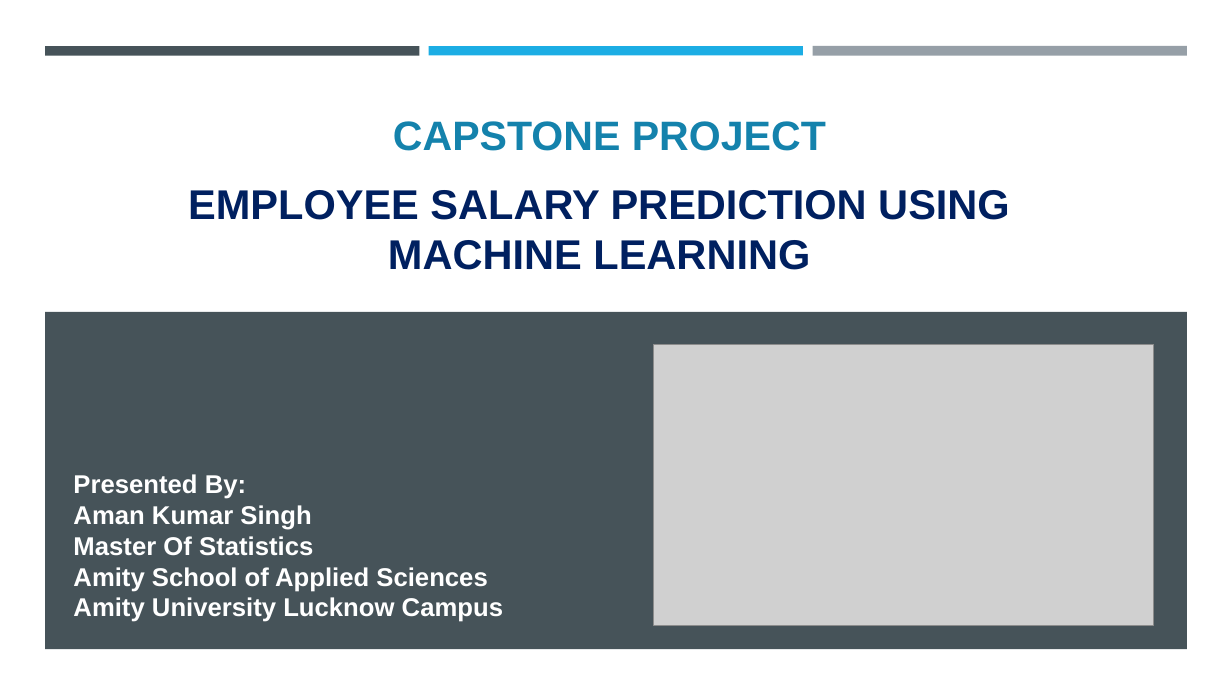
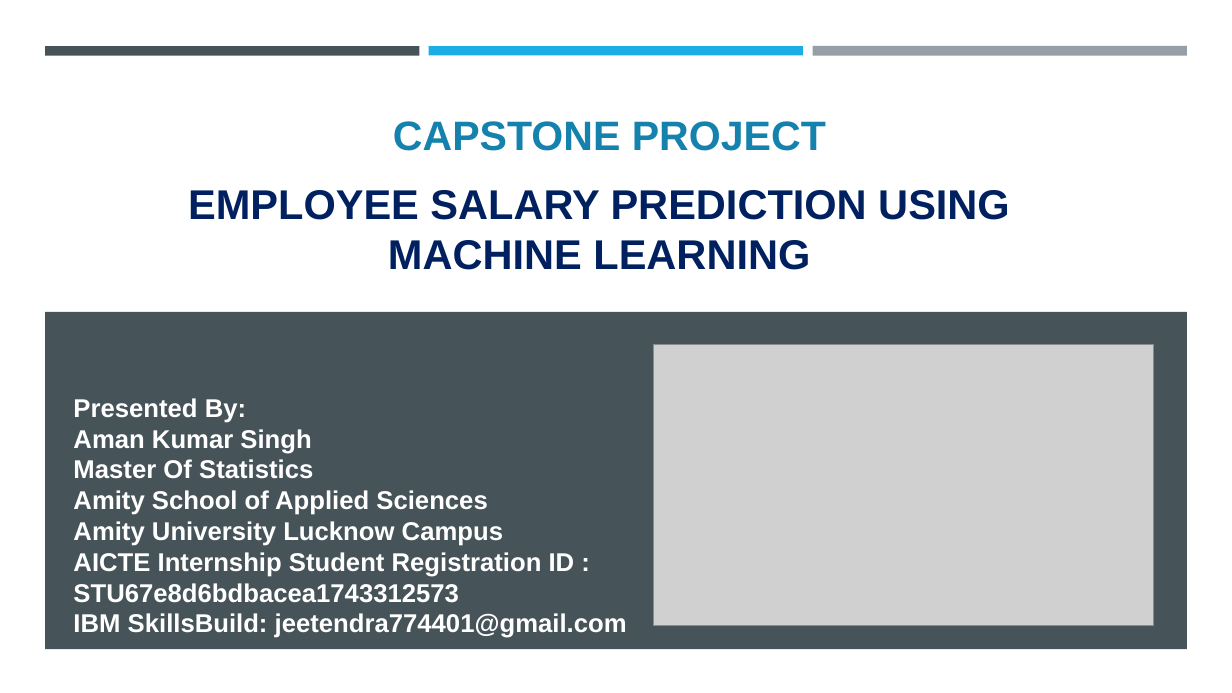
Before and after one commit to amankumarsingh1092/Employee_Salary_Prediction_Using_Machine_Learning, a slide deck: slide 1 of Project Report File/Project Report (Aman).pptx. Drawn at 1232x693 pixels with LibreOffice and Linux fonts; fonts in the diff are those of the drawing; grey boxes stand for pictures; background and template pictures are left out. Boxes give left, top, right and bottom in pixels: in the first picture for what was removed or moved away, otherwise in the second. Text is boxed around its words. In the diff, an @@ line names an element or a change of style, - is before the commit and + after.

Commit message:
Project Report

```diff
--- a/Project Report File/Project Report (Aman).pptx
+++ b/Project Report File/Project Report (Aman).pptx
@@ text "Presented By:": place and size @@
-text "Presented By:" at bbox=[73, 474, 503, 622]
+text "Presented By:" at bbox=[73, 398, 627, 638]
@@ text at bbox=[73, 552, 627, 638]: paragraphs added @@
+AICTE Internship Student Registration ID : STU67e8d6bdbacea1743312573
+IBM SkillsBuild: jeetendra774401@gmail.com
```
